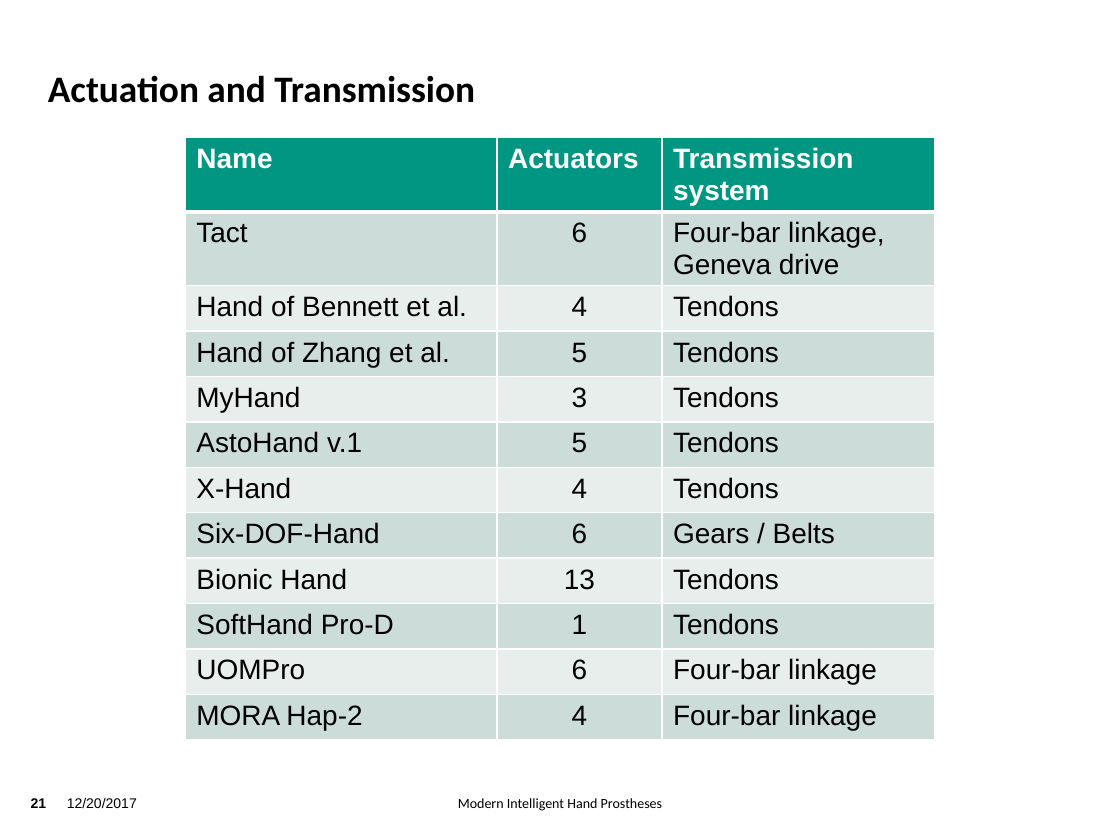
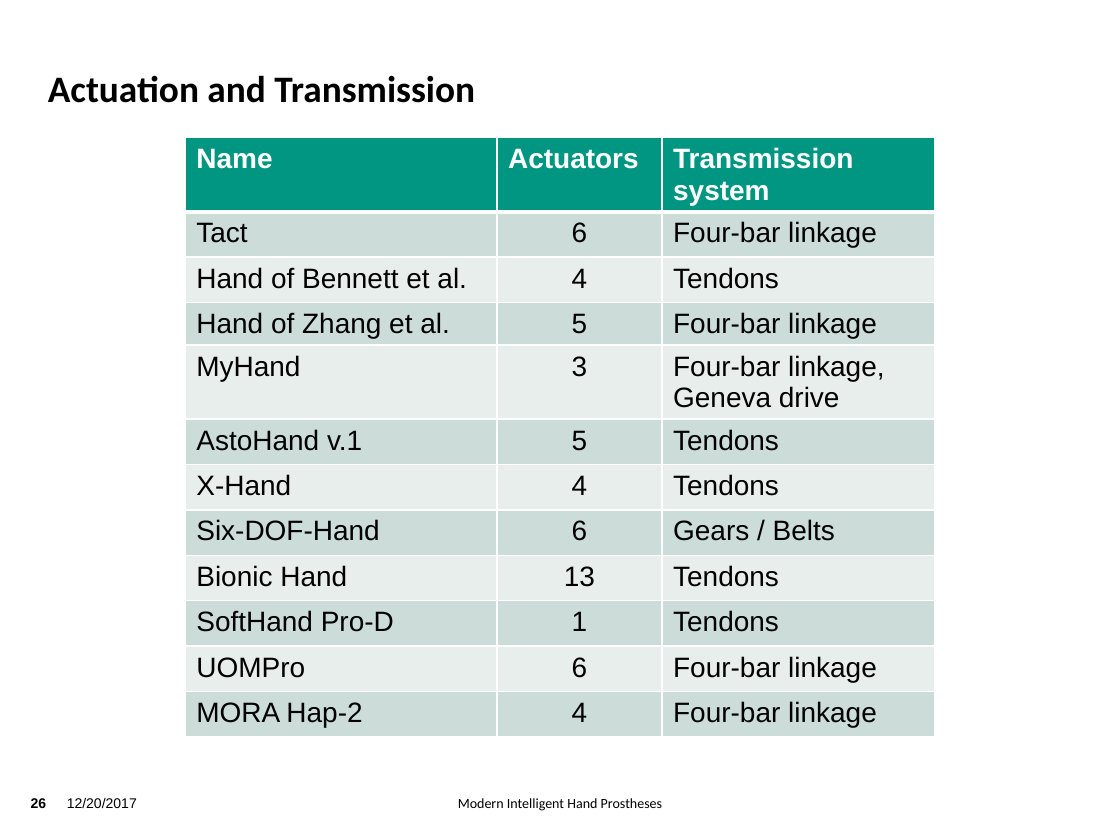
Before and after one commit to TsStocker/HumanoideRobotik, a slide deck: slide 26 of Vortrag/Vortrag.pptx (slide 21 before the commit). Drawn at 1120x840 pixels with LibreOffice and Linux fonts; fonts in the diff are those of the drawing; background and template pictures are left out. Boxes give left, top, right and bottom in pixels: in the first picture for what was removed or moved away, otherwise in the second. Text is boxed around its words. In the diff, an @@ line names an element or a change of style, - is before the commit and + after.

```diff
--- a/Vortrag/Vortrag.pptx
+++ b/Vortrag/Vortrag.pptx
@@ table at box(185, 138, 934, 748) @@
-row 2, column 3: Four-bar linkage, / Geneva drive
+row 2, column 3: Four-bar linkage
-row 4, column 3: Tendons
+row 4, column 3: Four-bar linkage
-row 5, column 3: Tendons
+row 5, column 3: Four-bar linkage, / Geneva drive
@@ page number at box(31, 798, 47, 808): text changed @@
-21
+26
```
Also in this commit, not shown: 13 other slides changed, 7 slides added, 1 slide removed, 1 other file.
